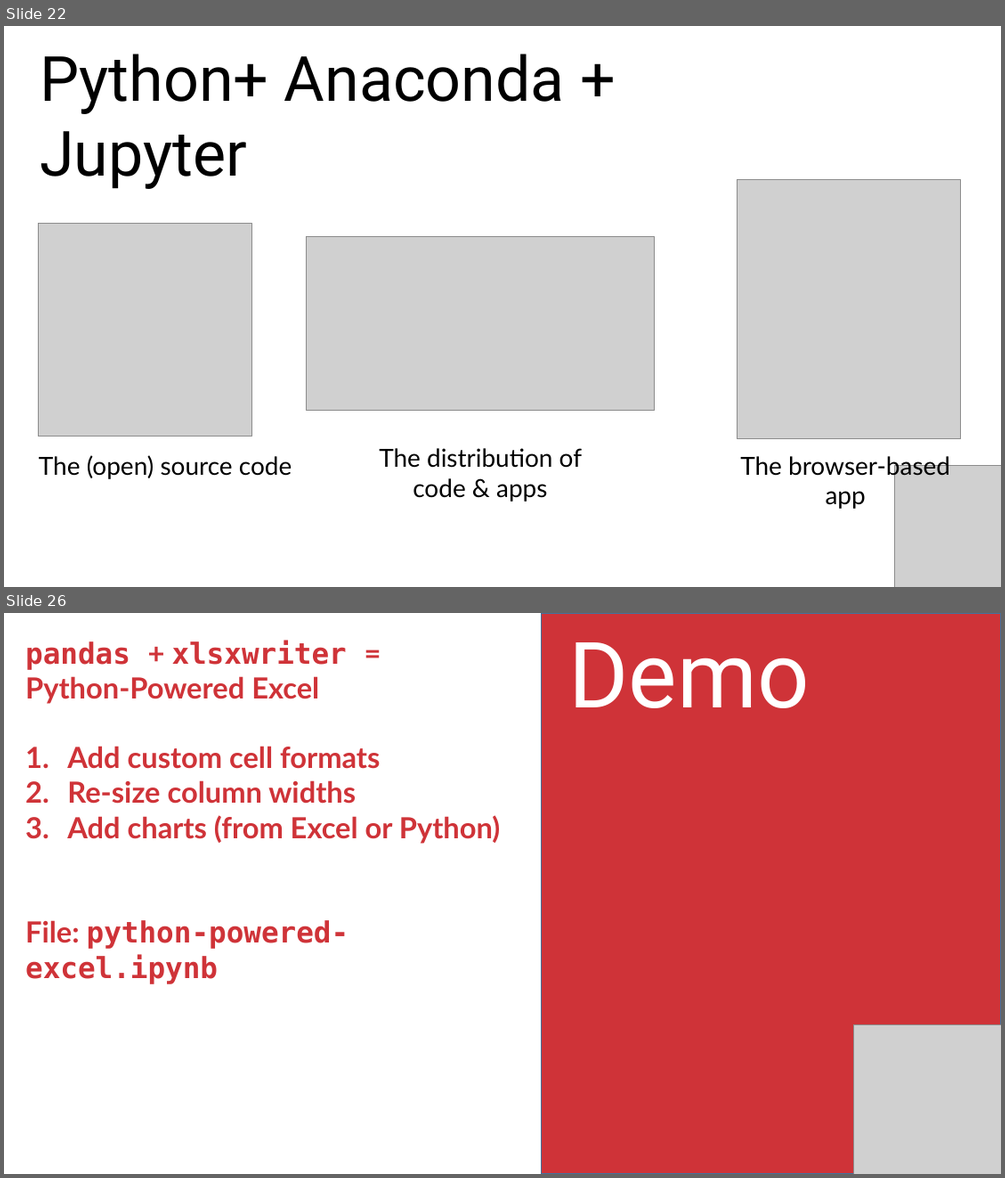
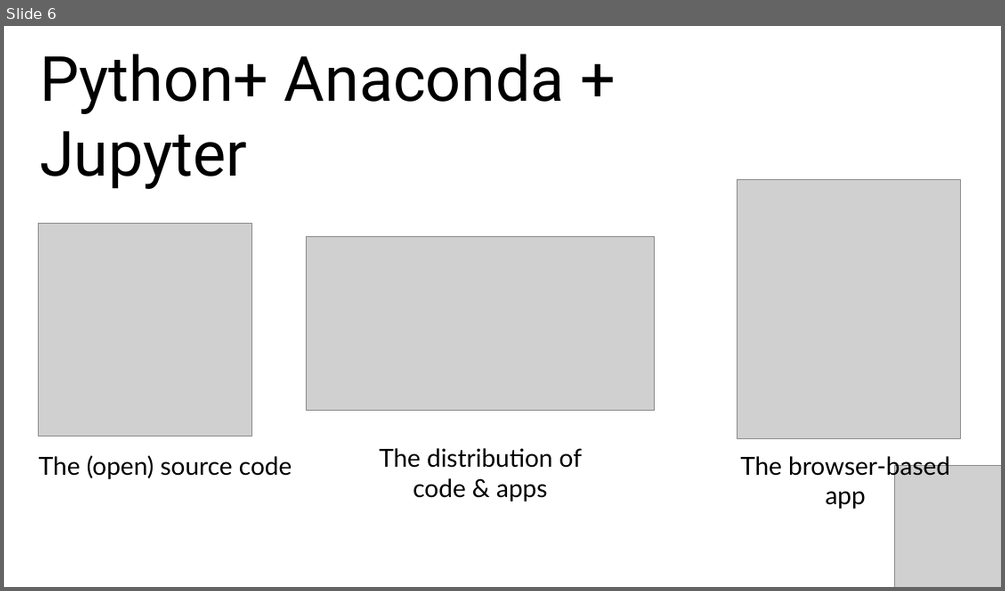
Before and after one commit to stringfestdata/ms-excel-toronto-python, a slide deck: toronto-five-things-excel-python.pptx. Shown one above the other, each under a label of ours: slides 22 and 26 before the commit, slide 6 after it; the slides between them are not shown. The pictures are 1005x1178 and 1005x591 pixels, drawn with LibreOffice and Linux fonts; fonts in the diff are those of the drawing; grey boxes stand for pictures. Boxes give left, top, right and bottom in pixels: in the first picture for what was removed or moved away, otherwise in the second. Text is boxed around its words. In the diff, an @@ line names an element or a change of style, - is before the commit and + after.

```diff
--- a/toronto-five-things-excel-python.pptx
+++ b/toronto-five-things-excel-python.pptx
@@ slide 26 removed at (x1=4, y1=613, x2=1001, y2=1174), background #FFFFFF @@
@@ rectangle removed at (x1=542, y1=613, x2=1001, y2=1174) @@
@@ text removed at (x1=25, y1=640, x2=501, y2=949) @@
-pandas + xlsxwriter =
-Python-Powered Excel
-1. Add custom cell formats
-2. Re-size column widths
-3. Add charts (from Excel or Python)
-File: python-powered-excel.ipynb
@@ text removed at (x1=568, y1=642, x2=809, y2=708) @@
-Demo
@@ picture removed at (x1=853, y1=1024, x2=1001, y2=1174) @@
@@ what was slide 22 is now slide 6 @@
```
Also in this commit, not shown: 5 slides changed, 8 slides added, 16 other slides removed, 3 other files.
